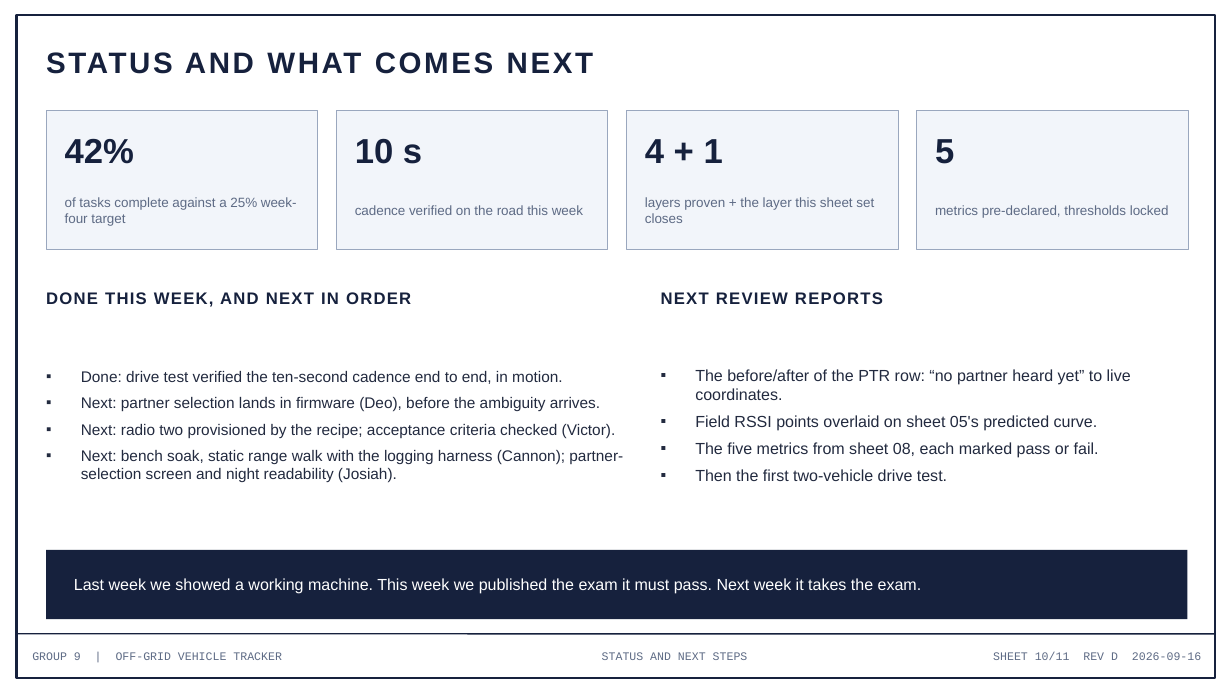
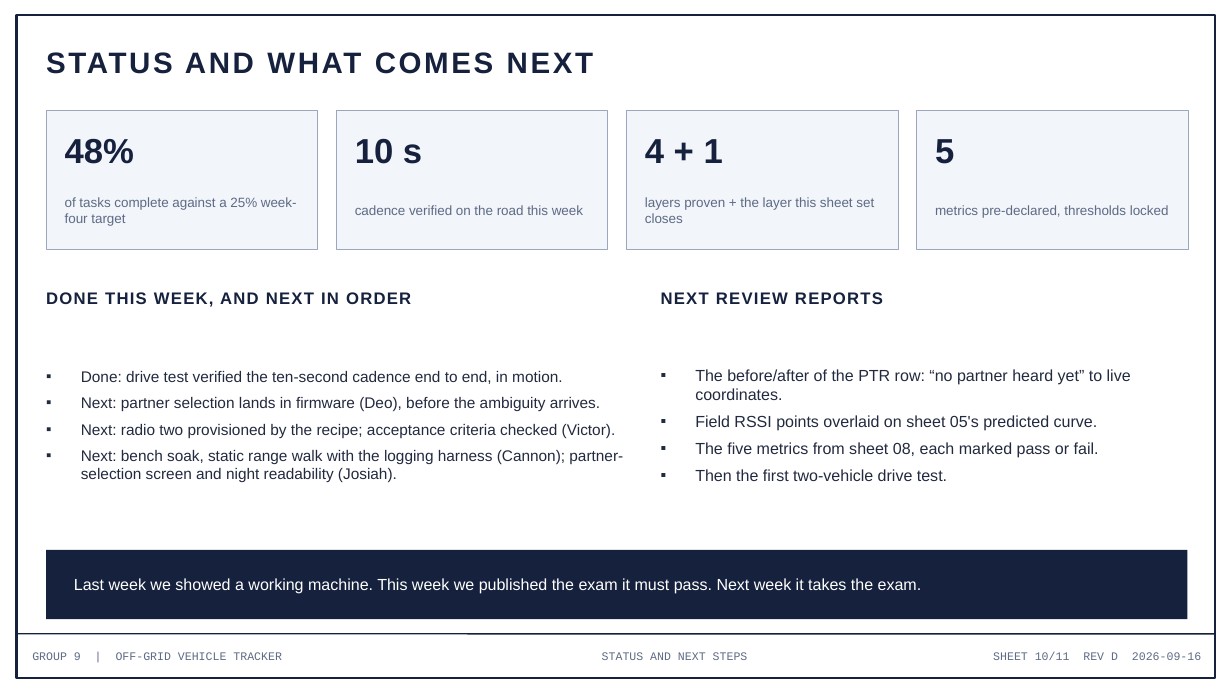
Before and after one commit to deosgracius/offgrid-vehicle-tracker, a slide deck: slide 10 of docs/presentations/Group9_Presentation4_Week4.pptx. Drawn at 1232x693 pixels with LibreOffice and Linux fonts; fonts in the diff are those of the drawing. Boxes give left, top, right and bottom in pixels: in the first picture for what was removed or moved away, otherwise in the second. Text is boxed around its words. In the diff, an @@ line names an element or a change of style, - is before the commit and + after.

```diff
--- a/docs/presentations/Group9_Presentation4_Week4.pptx
+++ b/docs/presentations/Group9_Presentation4_Week4.pptx
@@ text at box(65, 138, 134, 164): text changed @@
-42%
+48%
```
Also in this commit, not shown: 1 other slide changed, 1 other file.
